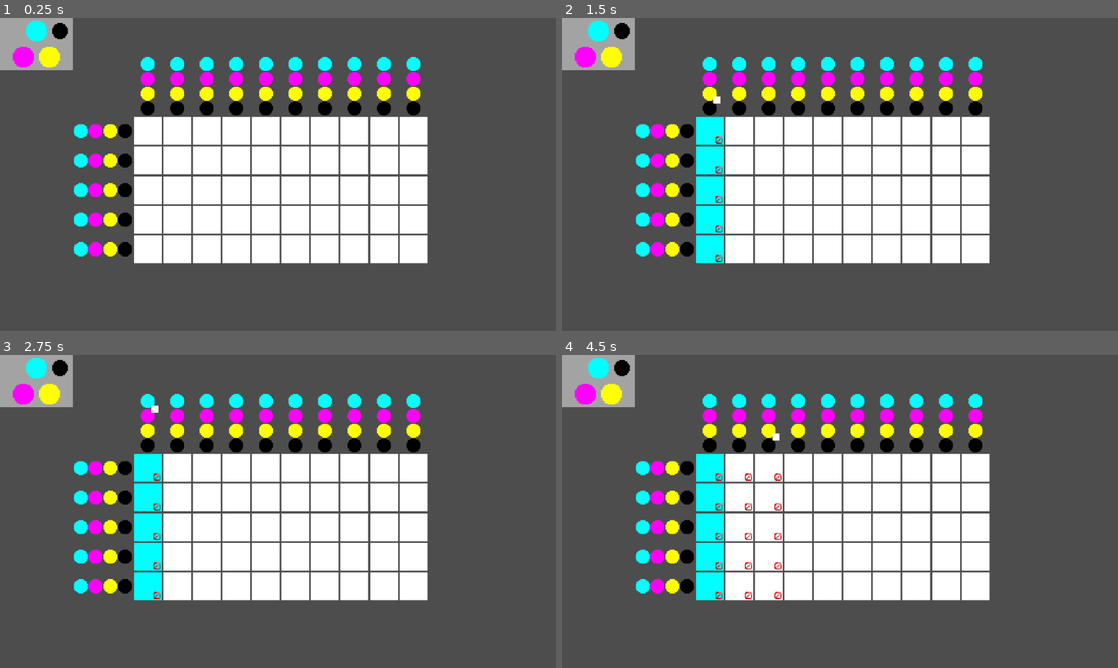
Above: before the commit, frames 1-4 (two rows, left to right).
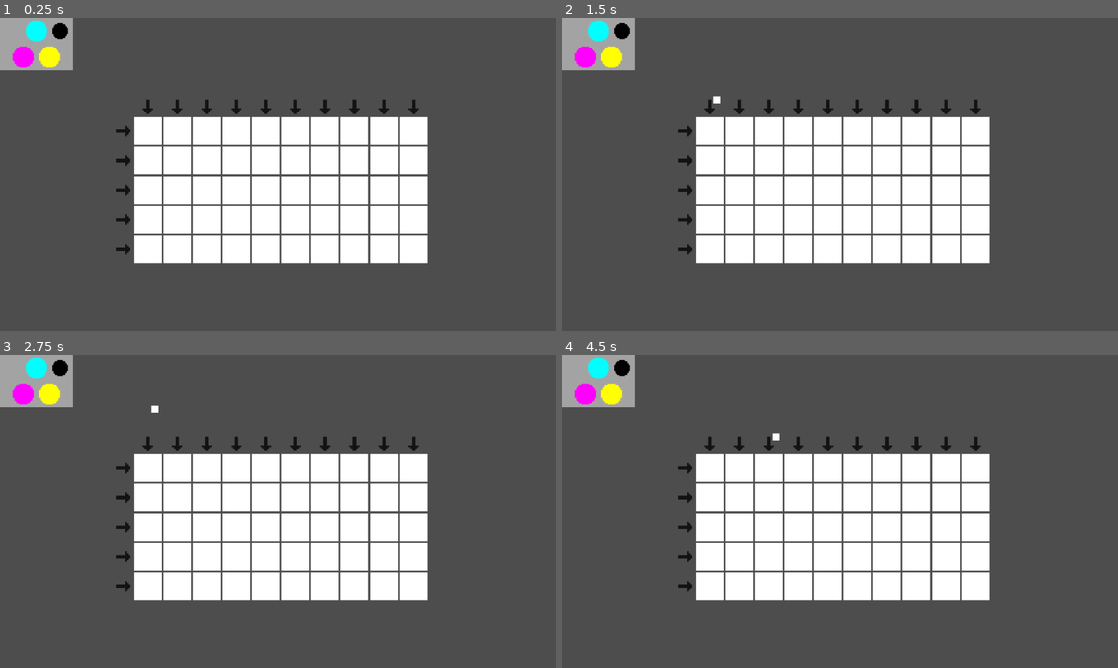
Above: after the commit, the same moments.

Repository: kaminaryu/printing-game
Game: Godot game, scene res://Scenes/main.tscn
The game is run twice, just before and just after one commit, with the same random seed, the same clock (stepped at 60 frames per second) and the same inputs.
Inputs (mouse positions are in pixels of both pictures, inside the frame that each line leads up to):
- Up to frame 1 (0.25 s): no input
- Up to frame 2 (1.5 s): click (712, 64) at 0.52 s; click (712, 105) at 1.27 s
- Up to frame 3 (2.75 s): click (150, 414) at 2.02 s
- Up to frame 4 (4.5 s): click (739, 442) at 2.77 s; click (712, 430) at 3.52 s; click (767, 442) at 4.27 s

The runs differ from the first frame. In frame 1, 5.3% of the frame differs, in the area x 13-76%, y 12-77%; in frame 2, 7.6%; in frame 3, 7.6%; in frame 4, 7.9%, in the area x 13-76%, y 12-79%.

Commit message:
Feat: Color Picker as color selection instead of individual buttons

Diff:
--- a/Autoloads/color_manager.gd
+++ b/Autoloads/color_manager.gd
@@ -41,3 +41,9 @@
 	if (selected_color == -1) :
 		return "#fff"
 	return CHANNEL_COLORS[selected_color]
+
+func get_color_channel() -> String :
+	return CHANNELS[selected_color]
+
+func is_selecting_color() -> bool :
+	return selected_color != -1
--- a/Objects/Printer/PrintingGrid/color_node.tscn
+++ /dev/null
@@ -1,13 +0,0 @@
-[gd_scene format=3 uid="uid://8jouw18bf53t"]
-
-[ext_resource type="Texture2D" uid="uid://bqr6vw68o2svu" path="res://Assets/ColorNode.png" id="1_2rbr2"]
-[ext_resource type="Script" uid="uid://dye52h842pph" path="res://Objects/Printer/PrintingGrid/color_node.gd" id="1_vfc2v"]
-
-[node name="ColorNode" type="TextureButton" unique_id=1069555528]
-texture_filter = 1
-offset_right = 16.0
-offset_bottom = 16.0
-texture_normal = ExtResource("1_2rbr2")
-script = ExtResource("1_vfc2v")
-
-[connection signal="button_down" from="." to="." method="_on_button_down"]
--- a/Objects/Printer/PrintingGrid/color_node.gd
+++ b/Objects/Printer/PrintingGrid/line_picker.gd
@@ -4,12 +4,13 @@
 
 var grid_alignment: String
 var grid_index: int
-var ink_channel: String
 
 
 func _on_button_down() -> void :
+	if (!ColorManager.is_selecting_color()) :
+		return
+
 	paint_requested.emit({
 		"grid_alignment": grid_alignment,
 		"grid_index": grid_index,
-		"ink_channel": ink_channel,
 	})
--- /dev/null
+++ b/Objects/Printer/PrintingGrid/line_picker.tscn
@@ -0,0 +1,13 @@
+[gd_scene format=3 uid="uid://8jouw18bf53t"]
+
+[ext_resource type="Texture2D" uid="uid://bwu6q31p51roj" path="res://Assets/Arrow.png" id="1_hoftr"]
+[ext_resource type="Script" uid="uid://dye52h842pph" path="res://Objects/Printer/PrintingGrid/line_picker.gd" id="2_n5rfh"]
+
+[node name="LinePicker" type="TextureButton" unique_id=1069555528]
+texture_filter = 1
+offset_right = 8.0
+offset_bottom = 8.0
+texture_normal = ExtResource("1_hoftr")
+script = ExtResource("2_n5rfh")
+
+[connection signal="button_down" from="." to="." method="_on_button_down"]
--- a/Objects/Printer/PrintingGrid/printing_grid.gd
+++ b/Objects/Printer/PrintingGrid/printing_grid.gd
@@ -3,7 +3,7 @@
 @export var grid_size: Vector2 = Vector2(5, 5)
 
 @onready var square_scene = preload("res://Objects/Printer/PrintingGrid/grid_square.tscn")
-@onready var button_scene = preload("res://Objects/Printer/PrintingGrid/color_node.tscn")
+@onready var line_picker_scene = preload("res://Objects/Printer/PrintingGrid/line_picker.tscn")
 
 
 const GRID_SQUARE_SIZE: int = 32
@@ -67,41 +67,42 @@
 
 
 func _init_buttons() -> void :
+	const MARGIN: float = 4.0;
 	# column button
 	for col in range(grid_size.x):
-		for i in ColorManager.CHANNELS.size():
-			var btn: TextureButton = button_scene.instantiate()
-			btn.position = Vector2(
-				col * (GRID_SQUARE_SIZE + CELL_GAP) - 8,
-				-(GRID_SQUARE_SIZE + 2) * ((3-i)/2.0 + 1),
-			)
-			btn.grid_alignment = "col"
-			btn.grid_index = col
-			btn.ink_channel = ColorManager.CHANNELS[i]
-			btn.paint_requested.connect(_on_paint_request)
-			btn.modulate = Color.from_string(BUTTON_COLORS[i], "#670067")
-			add_child(btn)
+		var arrow: Node = line_picker_scene.instantiate()
+
+		arrow.position = Vector2(
+			col * (GRID_SQUARE_SIZE + CELL_GAP) - 8,
+			-(GRID_SQUARE_SIZE + MARGIN),
+		)
+		arrow.grid_alignment = "col"
+		arrow.grid_index = col
+		arrow.paint_requested.connect(_on_paint_request)
+
+		add_child(arrow)
+
 
 	# row buttons
 	for row in range(grid_size.y):
-		for i in ColorManager.CHANNELS.size():
-			var btn: TextureButton = button_scene.instantiate()
-			btn.position = Vector2(
-				-(GRID_SQUARE_SIZE + 2) * ((3-i)/2.0 + 1),
-				row * (GRID_SQUARE_SIZE + CELL_GAP) - 8,
-			)
-			btn.grid_alignment = "row"
-			btn.grid_index = row
-			btn.ink_channel = ColorManager.CHANNELS[i]
-			btn.paint_requested.connect(_on_paint_request)
-			btn.modulate = Color.from_string(BUTTON_COLORS[i], "#670067")
-			add_child(btn)
+		var arrow: Node = line_picker_scene.instantiate()
+
+		arrow.position = Vector2(
+			-(GRID_SQUARE_SIZE + MARGIN),
+			row * (GRID_SQUARE_SIZE + CELL_GAP) + 8,
+		)
+		arrow.grid_alignment = "row"
+		arrow.grid_index = row
+		arrow.rotation = -PI/2
+		arrow.paint_requested.connect(_on_paint_request)
+
+		add_child(arrow)
 
 
 func _on_paint_request(request: Dictionary) -> void :
 	var alignment: String = request.get("grid_alignment")
 	var index: int        = request.get("grid_index")
-	var channel: String   = request.get("ink_channel")
+	var channel: String   = ColorManager.get_color_channel()
 
 	match alignment:
 		"col":
Binary file added: Assets/Arrow.png
Not shown, added: Assets/Arrow.png.import
Renamed: Objects/Printer/PrintingGrid/color_node.gd.uid -> Objects/Printer/PrintingGrid/line_picker.gd.uid
